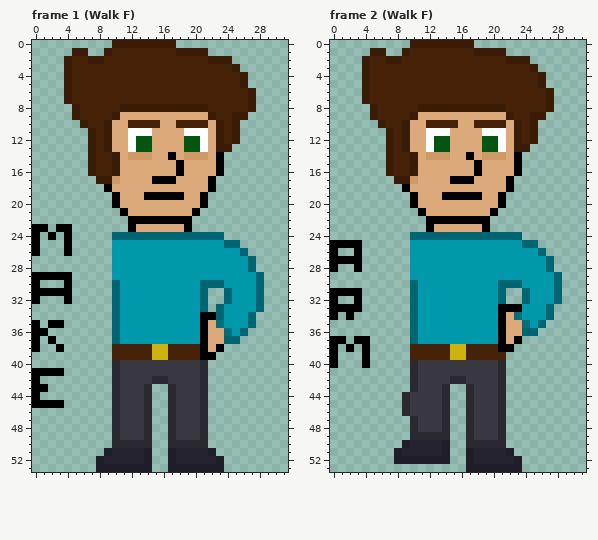
Pixel-art file: WIP/Commiss.aseprite. Above: the version before the commit.
32x54 pixels, 16 frames. Pixels under 10% opacity are left out. Shown: frame 1 (Walk F), frame 2 (Walk F). The commit also changed other frames, which this record leaves out.
The same view after the edit:
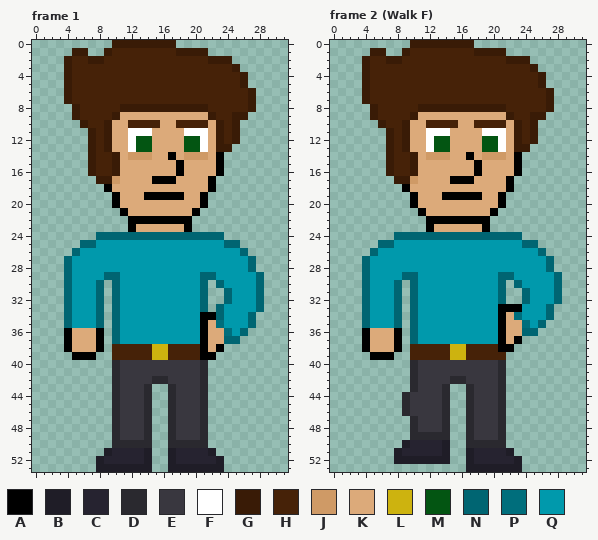
Palette (. is transparent): A #000000  B #1f1d27  C #262330  D #2a292f  E #39373f  F #ffffff  G #391b06  H #462208  J #cf9a66  K #dcaa7a  L #cdb30f  M #035512  N #006572  P #006e7c  Q #0099ac
The exact change:
Frame 1:
y 23: x 0..1 AA -> ..; x 3..4 AA -> ..
y 24: x 0 A -> .; x 2 A -> .; x 4 A -> .; x 8..9 .. -> NN
y 25: x 0 A -> .; x 4 A -> .; x 6..9 .... -> NNQQ
y 26: x 0 A -> .; x 4..9 A..... -> .NQQQQ
y 27..28: x 4..9 ...... -> NQQQQQ
y 29: x 0..10 AAAAA.....Q -> ....NQQQQNN; x 21..22 QQ -> NN
y 30: x 0 A -> .; x 4..8 A.... -> NQQQN; x 22 N -> .
y 31: x 0..8 AAAAA.... -> ....NQQQN
y 32: x 0 A -> .; x 4..8 A.... -> NQQQN
y 33..34: x 4..8 ..... -> NQQQN
y 35: x 0 A -> .; x 2..8 AA..... -> ..NQQQN
y 36: x 0..1 AA -> ..; x 4..8 ..... -> AKKKA
y 37: x 0 A -> .; x 2 A -> .; x 4..8 ..... -> AKKKA
y 38: x 0 A -> .; x 3..8 A..... -> .AKKKA
y 39: x 5..7 ... -> AAA
y 41: x 0..3 AAAA -> ....
y 42: x 0 A -> .
y 43: x 0..1 AA -> ..
y 44: x 0 A -> .
y 45: x 0..3 AAAA -> ....
Frame 2 (Walk F):
y 24: x 8..9 .. -> NN
y 25: x 0..3 AAAA -> ....; x 6..9 .... -> NNQQ
y 26: x 0 A -> .; x 3 A -> .; x 5..9 ..... -> NQQQQ
y 27: x 0..9 AAAA...... -> ....NQQQQQ
y 28: x 0 A -> .; x 3..9 A...... -> .NQQQQQ
y 29: x 4..10 ......Q -> NQQQQNN; x 21..22 QQ -> NN
y 30: x 4..8 ..... -> NQQQN; x 22 N -> .
y 31: x 0..8 AAAA..... -> ....NQQQN
y 32: x 0 A -> .; x 3..8 A..... -> .NQQQN
y 33: x 0..8 AAAA..... -> ....NQQQN
y 34: x 0 A -> .; x 2 A -> .; x 4..8 ..... -> NQQQN
y 35: x 4..8 ..... -> NQQQN
y 36: x 4..8 ..... -> AKKKA
y 37: x 0..1 AA -> ..; x 3 A -> .; x 5..8 .... -> KKKA
y 38: x 0 A -> .; x 2 A -> .; x 5..8 .... -> KKKA
y 39: x 0 A -> .; x 4..7 A... -> .AAA
y 40: x 0 A -> .; x 4 A -> .
Pixel boxes of the changes (left, top, right, bottom) in both pictures:
changed: (32, 224, 120, 408)
changed: (200, 272, 216, 288)
changed: (330, 232, 418, 368)
changed: (498, 272, 514, 288)
